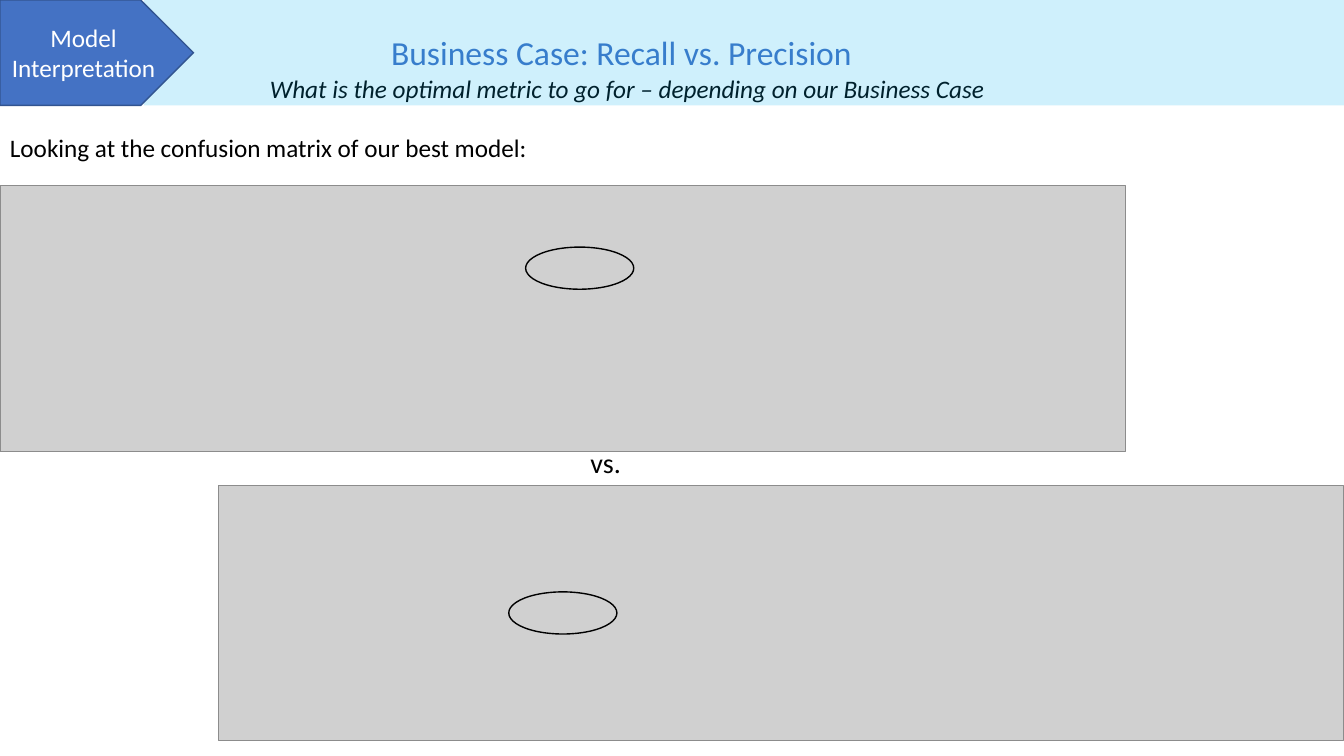
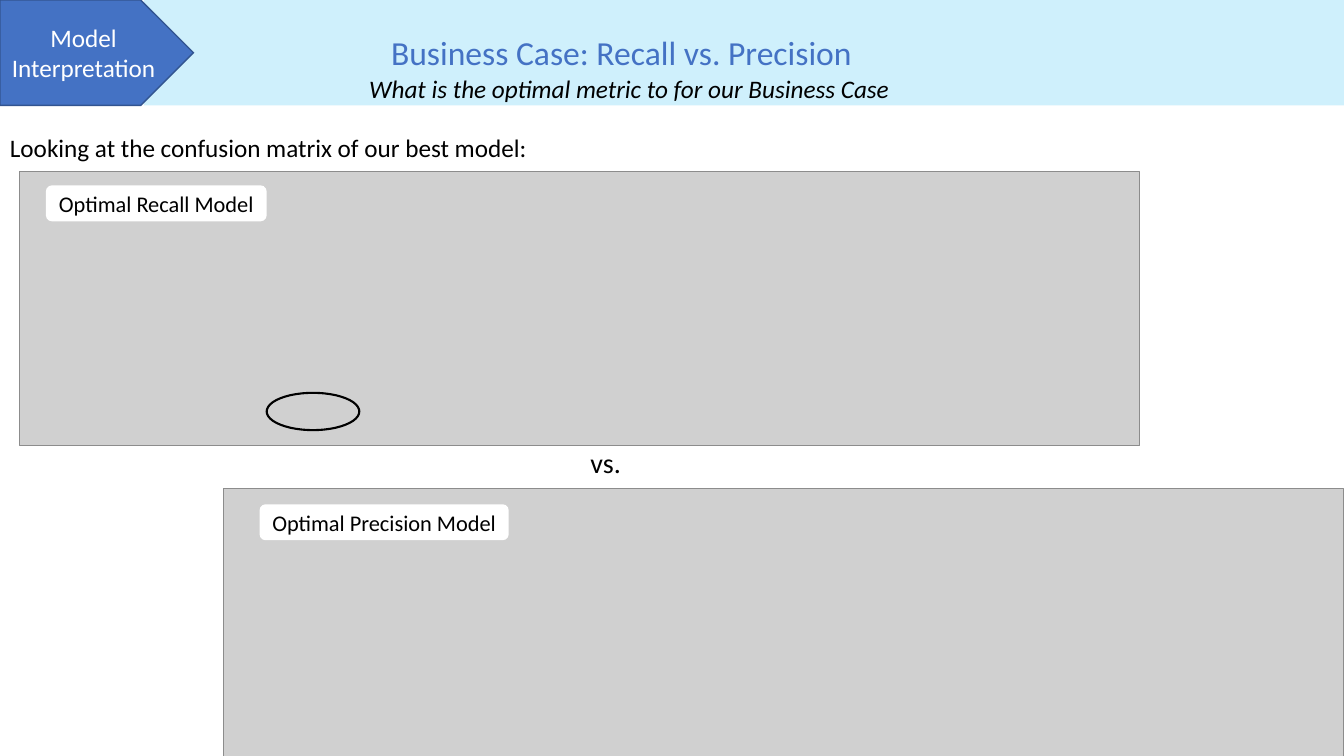
Before and after one commit to PHBruins/Flights, a slide deck: slide 2 of Model Interpretation.pptx. Drawn at 1344x756 pixels with LibreOffice and Linux fonts; fonts in the diff are those of the drawing; grey boxes stand for pictures. Boxes give left, top, right and bottom in pixels: in the first picture for what was removed or moved away, otherwise in the second. Text is boxed around its words. In the diff, an @@ line names an element or a change of style, - is before the commit and + after.

```diff
--- a/Model Interpretation.pptx
+++ b/Model Interpretation.pptx
@@ text at <box>369,80,889,102</box>: text changed @@
-What is the optimal metric to go for – depending on our Business Case
+What is the optimal metric to for our Business Case
@@ picture: place and size @@
-picture at <box>0,186,1126,452</box>
+picture at <box>20,171,1140,446</box>
@@ rounded rectangle added at <box>46,186,267,222</box>, fill #FFFFFF, 16 pt, text #000000 @@
+Optimal Recall Model
@@ ellipse removed at <box>525,247,633,289</box> @@
@@ ellipse added at <box>267,393,360,431</box>, outline #000000 1.5 pt @@
@@ picture: place and size @@
-picture at <box>219,486,1344,741</box>
+picture at <box>224,489,1344,756</box>
@@ rounded rectangle added at <box>260,504,509,540</box>, fill #FFFFFF, 16 pt, text #000000 @@
+Optimal Precision Model
@@ ellipse removed at <box>509,592,617,634</box> @@
```
Also in this commit, not shown: 2 other slides changed, 1 slide added.
